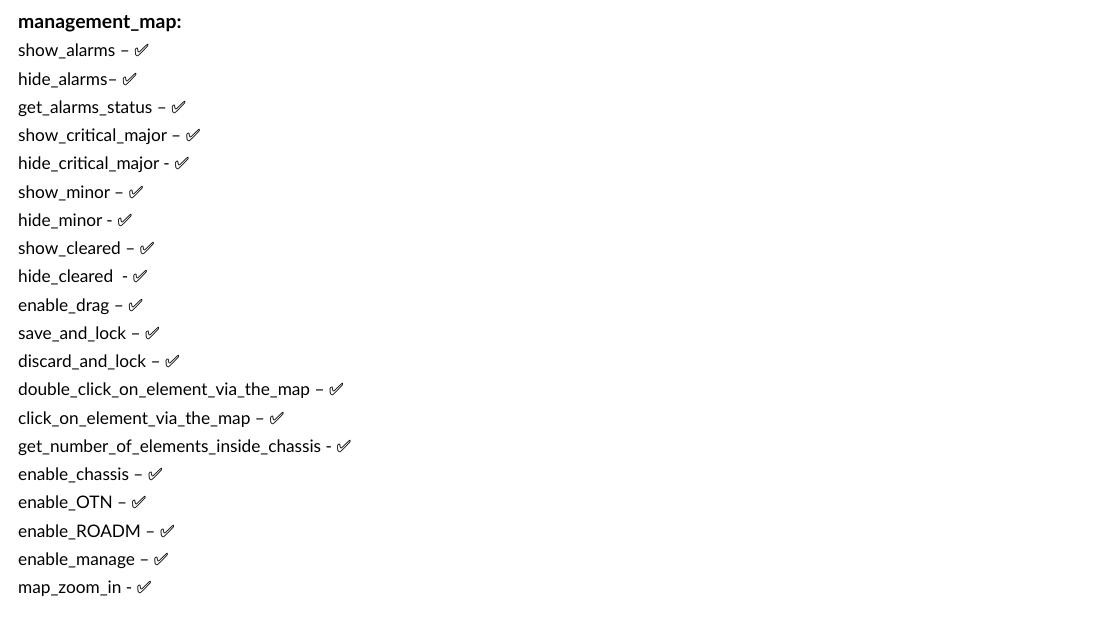
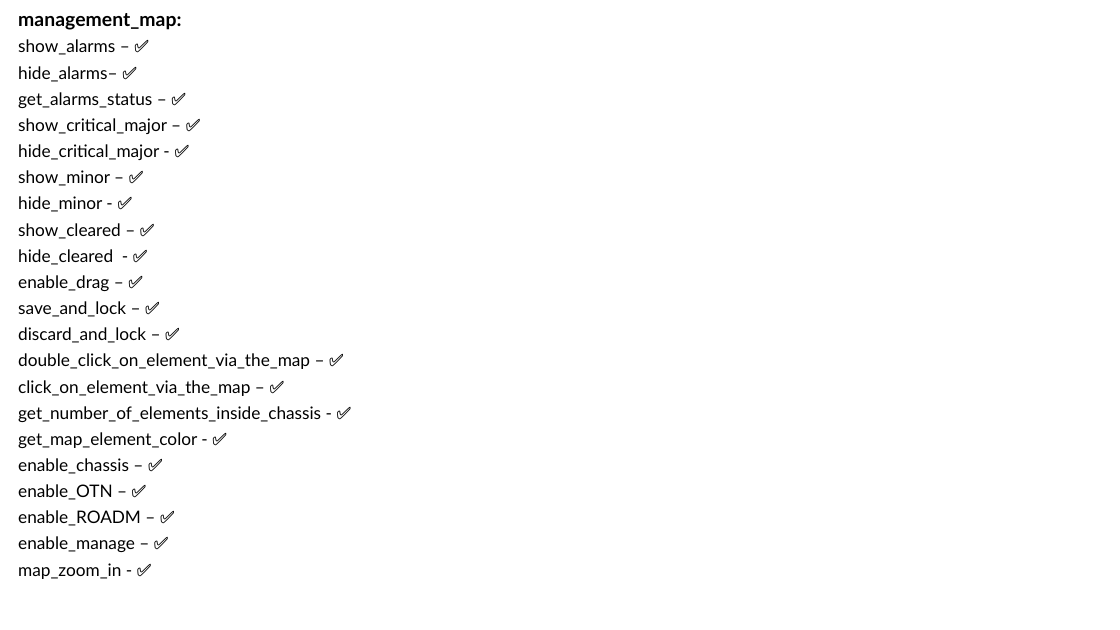
Before and after one commit to Yuval10Dahan/LightWatch_WEB, a slide deck: slide 6 of Docs/Progress_Check_Box.pptx. Drawn at 1120x630 pixels with LibreOffice and Linux fonts; fonts in the diff are those of the drawing. Boxes give left, top, right and bottom in pixels: in the first picture for what was removed or moved away, otherwise in the second. Text is boxed around its words. In the diff, an @@ line names an element or a change of style, - is before the commit and + after.

```diff
--- a/Docs/Progress_Check_Box.pptx
+++ b/Docs/Progress_Check_Box.pptx
@@ subtitle at bbox=[18, 13, 321, 579]: line spacing 0.8 to 0.7 @@
@@ subtitle at bbox=[18, 432, 197, 448]: paragraph added @@
+get_map_element_color - ✅
```
Also in this commit, not shown: 2 other slides changed, 32 other files.
